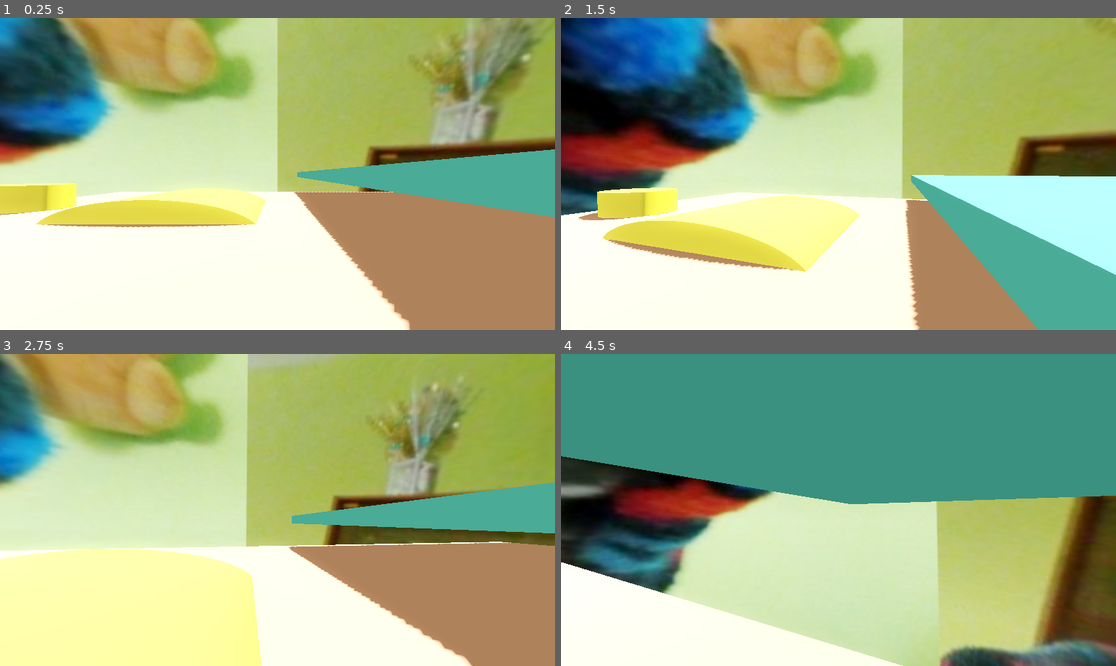
Above: before the commit, frames 1-4 (two rows, left to right).
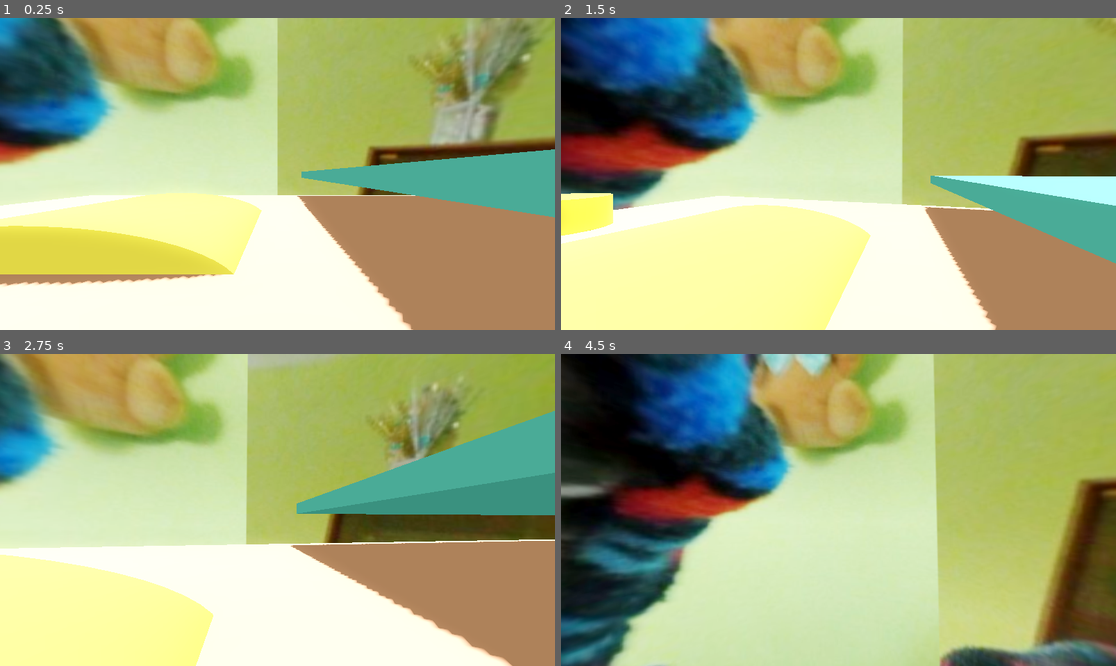
Above: after the commit, the same moments.

Repository: bondo-codeo/third-person-game
Game: Godot game, scene res://world scenes/world.tscn
The game is run twice, just before and just after one commit, with the same random seed, the same clock (stepped at 60 frames per second) and the same inputs.
Inputs (mouse positions are in pixels of both pictures, inside the frame that each line leads up to):
- Up to frame 1 (0.25 s): no input
- Up to frame 2 (1.5 s): tap Enter at 0.5 s; move the mouse to (866, 174) at 0.52 s; hold Ctrl (crouch) 0.53-1.28 s; hold W (forward) from 0.53 s (still down); tap Space (jump) at 0.77 s; tap Shift (run) at 0.8, 1.35 s; move the mouse to (810, 174) at 1.27 s
- Up to frame 3 (2.75 s): keep holding W (forward); tap Space (jump) at 1.52 s; tap Ctrl (crouch) at 1.55 s; move the mouse to (288, 503) at 2.02 s; hold Ctrl (crouch) from 2.03 s (still down); tap Shift (run) at 2.3 s
- Up to frame 4 (4.5 s): keep holding W (forward); move the mouse to (832, 516) at 2.77 s; release Ctrl (crouch) at 2.78 s; tap Shift (run) at 2.85 s; tap Space (jump) at 3.02, 3.77 s; tap Ctrl (crouch) at 3.05, 4.35 s; move the mouse to (877, 513) at 3.52 s; hold Shift (run) 3.53-4.28 s; tap Q (slide) at 3.6 s; move the mouse to (794, 506) at 4.27 s

The runs differ from the first frame. In frame 1, 13% of the frame differs, in the area x 0-75%, y 49-100%; in frame 2, 34%; in frame 3, 19%; in frame 4, 54%, in the area x 0-100%, y 0-100%.

Commit message:
separated camera controls and movement controls

Diff:
--- a/player assets/character.tscn
+++ b/player assets/character.tscn
@@ -26,7 +26,6 @@
 transform = Transform3D(1, 0, 0, 0, 1, 0, 0, 0, 1, 0, 0.5, 0)
 
 [node name="Camera3D" type="Camera3D" parent="head"]
-transform = Transform3D(1, 0, 0, 0, 1, 0, 0, 0, 1, 0, 0, 3)
 
 [node name="stateManager" type="Node3D" parent="."]
 script = ExtResource("3_nsn5b")
--- a/playerStateMachine/stateManager.gd
+++ b/playerStateMachine/stateManager.gd
@@ -56,5 +56,5 @@
 	if crouchCast.is_colliding() and not state == groundStates.sliding:
 		changeState(groundStates.crouching)
 func goIdle():
-	if not Input.is_action_pressed("crouch") and not Input.is_action_pressed("forward") and not Input.is_action_pressed("backward") and not Input.is_action_pressed("left") and not Input.is_action_pressed("right") and not state == groundStates.sliding:
+	if not Input.is_action_pressed("crouch") and not Input.is_action_pressed("forward") and not Input.is_action_pressed("backward") and not Input.is_action_pressed("left") and not Input.is_action_pressed("right") and not state == groundStates.sliding and not crouchCast.is_colliding():
 		changeState(groundStates.idle)
--- a/scripts/player/character.gd
+++ b/scripts/player/character.gd
@@ -8,11 +8,22 @@
 @export var mouseSensitivity = .3
 
 @onready var head = $head
+@onready var camera = $head/Camera3D
+
 
 var gravity = ProjectSettings.get_setting("physics/3d/default_gravity")
 
 @onready var stateManager = $stateManager
 
+var standHeight = 0.5
+var crouchHeight = -0.1
+
+var idleFov = 75.0
+var walkingFov = 80.0
+var runningFov = 85.0
+var slidingFov = 90.0
+var crouchingFov = 70.0
+var cameraLerp = 0.5
 
 func _ready():
 	Input.set_mouse_mode(Input.MOUSE_MODE_CAPTURED)
@@ -30,8 +41,9 @@
 	direction = lerp(direction,(transform.basis * Vector3(input_dir.x, 0, input_dir.y)).normalized(), normalMovement.lerpDrag * delta)
 
 	movement(direction, delta)
+	cameraManagement()
 	move_and_slide()
-	print(stateManager.state)
+	print(camera.fov)
 
 func applyGravity(delta):
 	if not is_on_floor():
@@ -65,3 +77,9 @@
 		velocity.z = dir.z * normalMovement.crouchSpeed
 		standingCol.disabled = true
 		crouchingCol.disabled = false
+
+func cameraManagement():
+	if stateManager.state == stateManager.groundStates.crouching or stateManager.state == stateManager.groundStates.sliding:
+		head.position.y = lerp(head.position.y, crouchHeight, cameraLerp)
+	elif not stateManager.state == stateManager.groundStates.crouching or stateManager.state == stateManager.groundStates.sliding:
+		head.position.y = lerp(head.position.y, standHeight, cameraLerp)
